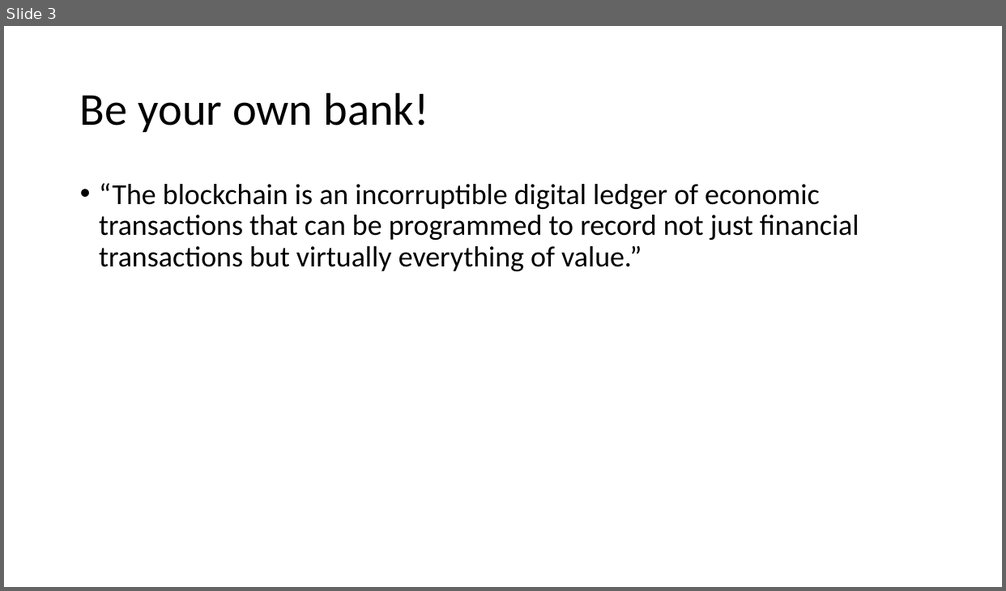
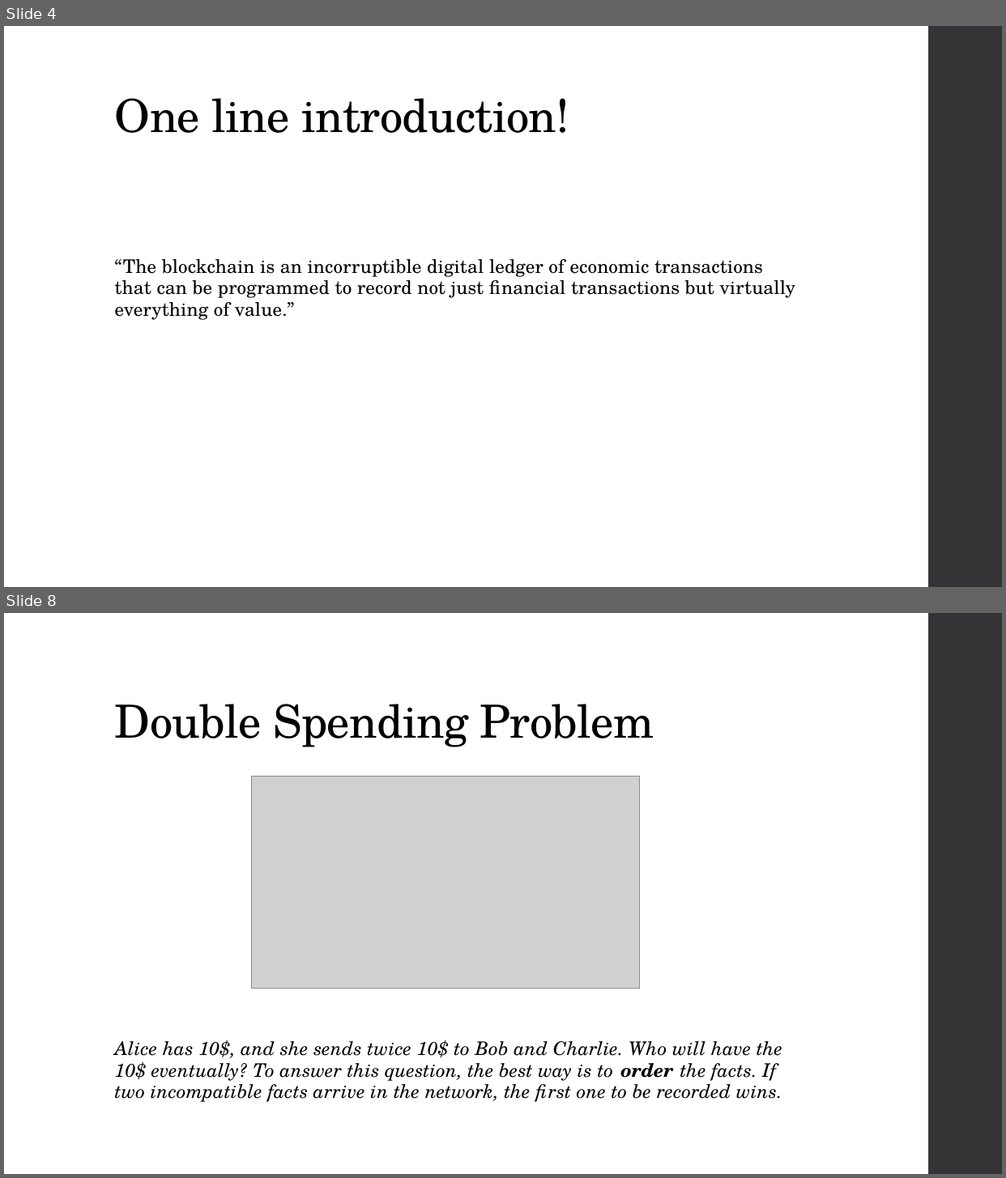
Before and after one commit to niravaga/CS-6650-BSDS-Assignment-3, a slide deck: BlockChain/BlockChain.pptx. Shown one above the other, each under a label of ours: slide 3 before the commit, slides 4 and 8 after it; the slides between them are not shown. The pictures are 1006x591 and 1006x1178 pixels, drawn with LibreOffice and Linux fonts; fonts in the diff are those of the drawing; grey boxes stand for pictures. Boxes give left, top, right and bottom in pixels: in the first picture for what was removed or moved away, otherwise in the second. Text is boxed around its words. In the diff, an @@ line names an element or a change of style, - is before the commit and + after.

Commit message:
more content and formatting

```diff
--- a/BlockChain/BlockChain.pptx
+++ b/BlockChain/BlockChain.pptx
@@ slide 8 added at box(4, 613, 1002, 1174), background #FFFFFF; not listed: 1 template element that a slide beside it also shows @@
@@ title added at box(115, 704, 654, 747), 44 pt, text #000000 @@
+Double Spending Problem
@@ picture added at box(252, 776, 641, 989) @@
@@ text added at box(115, 1040, 782, 1102), 18 pt, text #000000, italic @@
+Alice has 10$, and she sends twice 10$ to Bob and Charlie. Who will have the 10$ eventually? To answer this question, the best way is to order the facts. If two incompatible facts arrive in the network, the first one to be recorded wins.
@@ what was slide 3 is now slide 4 @@
@@ slide 4 changed as well @@
@@ rectangle added at box(928, 26, 1002, 587), fill #353537 @@
@@ title "One line introduction!" at box(115, 98, 569, 133): vertical alignment middle to bottom @@
@@ title at box(115, 98, 569, 133): text changed; font Calibri to TeX Gyre Schola @@
-Be your own bank!
+One line introduction!
@@ text "“The blockchain is an incorruptible ...": place and size @@
-text "“The blockchain is an incorruptible ..." at box(99, 183, 859, 271)
+text "“The blockchain is an incorruptible ..." at box(115, 259, 795, 320)
@@ text "“The blockchain is an incorruptible ..." at box(115, 259, 795, 320): size 28 to 18 pt, font Calibri to TeX Gyre Schola, letter spacing 0 to 0.1 pt; bullet • to none; line spacing 0.9 to 0.95; more space between paragraphs @@
```
Also in this commit, not shown: 8 other slides changed, 19 other slides added, 2 slides removed.
